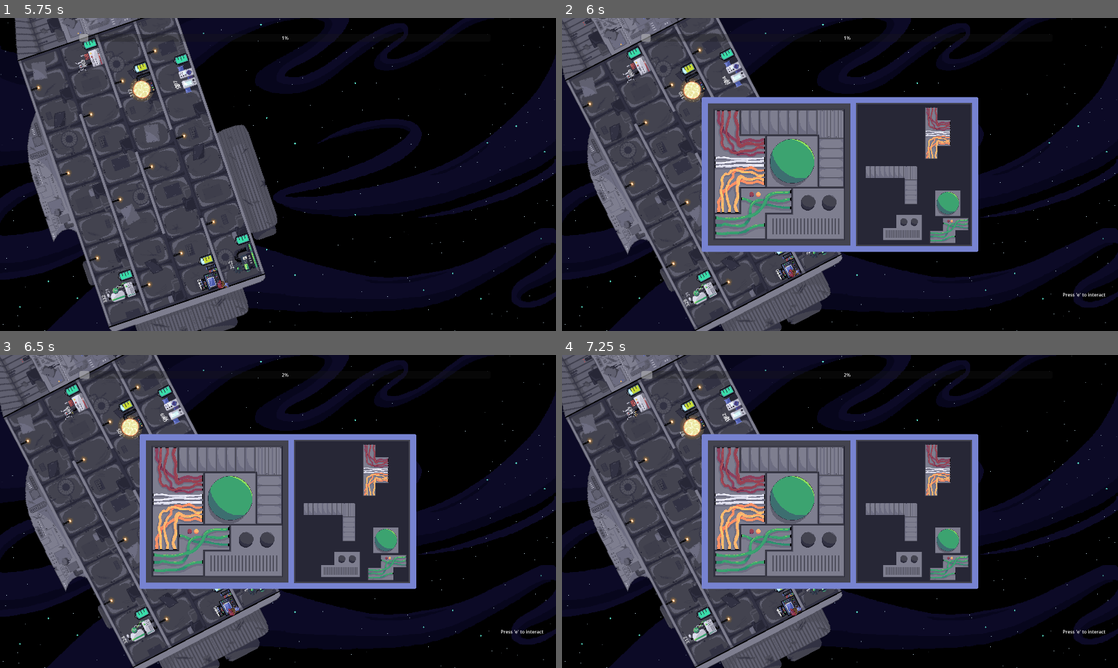
Above: before the commit, frames 1-4 (two rows, left to right).
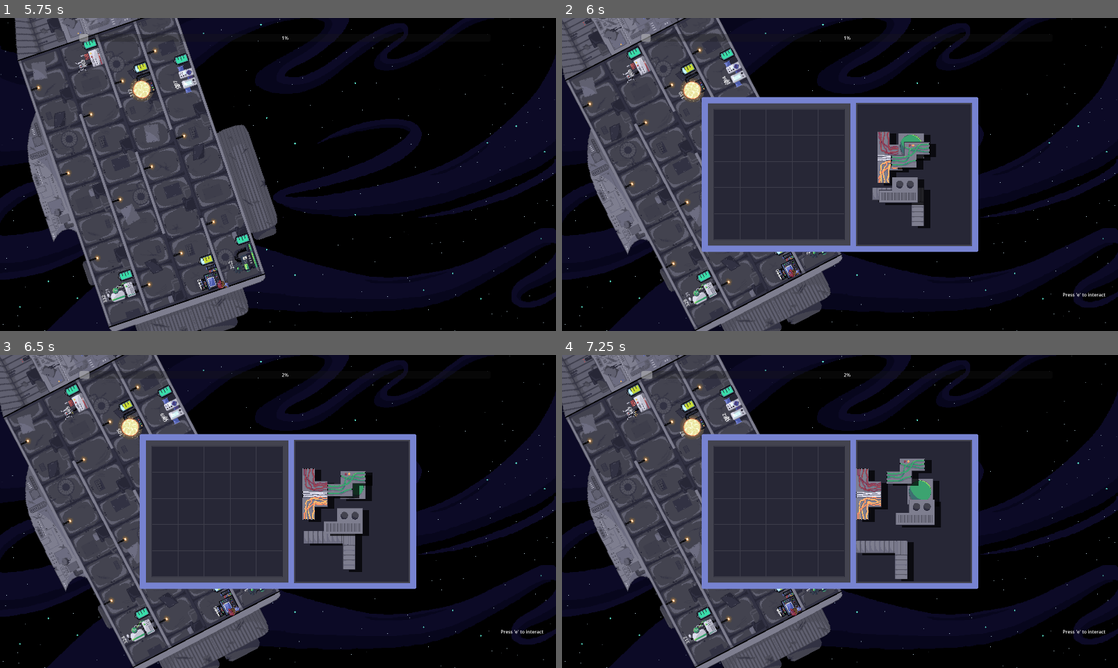
Above: after the commit, the same moments.

Repository: Twoej/Atom-Unstable
Game: Godot game, scene res://Scenes/main.tscn
Same seed, same stepped clock (60 frames per second), same inputs: the game is played once before the commit and once after it.
Inputs (mouse positions are in pixels of both pictures, inside the frame that each line leads up to):
- Up to frame 1 (5.75 s): move the mouse to (250, 237) at 0.52 s; press the mouse at (250, 237) at 0.53 s; hold D (move_right) 0.53-2.03 s; tap Space (jump) at 0.77, 1.07, 1.52, 1.55, 1.82, 2.1, 3.02, 3.32, 3.77, 3.8, 4.07, 4.52, 4.82 s; tap E (interact) at 0.8, 1.35, 3.05, 3.6, 4.25, 5.3 s; tap Enter at 1.25 s; move the mouse to (444, 221) at 1.27 s; release the mouse at (444, 221) at 1.28 s; move the mouse to (111, 127) at 2.02 s; press the mouse at (111, 127) at 2.03 s; hold A (move_left) 2.03-4.28 s; move the mouse to (305, 174) at 2.77 s; release the mouse at (305, 174) at 2.78 s; click (305, 174) at 2.85 s; move the mouse to (194, 96) at 3.52 s; move the mouse to (400, 158) at 4.27 s; hold D (move_right) from 4.28 s (still down); tap Right (platform_clockwise) at 4.35 s; click (400, 158) at 4.55 s; move the mouse to (166, 190) at 5.02 s; hold Left (platform_counter_clockwise) from 5.03 s (still down)
- Up to frame 2 (6 s): keep holding D (move_right); tap E (interact) at 5.75 s; move the mouse to (895, 105) at 5.77 s; release Left (platform_counter_clockwise) at 5.78 s; click (895, 105) at 5.85 s
- Up to frame 3 (6.5 s): keep holding D (move_right); tap Space (jump) at 6.02, 6.05, 6.32 s
- Up to frame 4 (7.25 s): keep holding D (move_right); tap E (interact) at 6.5, 6.6 s; move the mouse to (828, 461) at 6.52 s; press the mouse at (828, 461) at 6.53 s; tap Space (jump) at 6.77, 7.07 s

Frame 1 is identical in both runs. In frame 2, 13% of the frame differs, in the area x 27-74%, y 28-72%; in frame 3, 13%; in frame 4, 13%, in the area x 27-74%, y 28-73%.
Error before the commit: Parse Error: Expected identifier after "." for attribute access. (res://Scenes/Minigames/block.gd:6)

Commit message:
Finished final minigame and touched up the slider

Diff:
--- a/Scenes/Minigames/auto_pilot_power_minigame.gd
+++ b/Scenes/Minigames/auto_pilot_power_minigame.gd
@@ -31,6 +31,10 @@
 		if in_green and rows_complete < 3:
 			dials[rows_complete].set_velocity(0)
 			rows_complete += 1
+		elif rows_complete < 3:
+			dials[rows_complete].queue_free()
+			dials.remove_at(rows_complete)
+			$ResetTimer.start()
 
 func _on_green_area_entered(area):
 	if area.is_in_group("Dial"):
@@ -44,3 +48,7 @@
 func _on_win_timer_timeout():
 	minigame_complete.emit()
 	self.queue_free()
+
+
+func _on_reset_timer_timeout():
+	rows_complete = rows_complete
--- a/Scenes/Minigames/auto_pilot_power_minigame.tscn
+++ b/Scenes/Minigames/auto_pilot_power_minigame.tscn
@@ -62,6 +62,11 @@
 offset_bottom = 231.0
 text = "Press space, e, or lmb"
 
+[node name="ResetTimer" type="Timer" parent="."]
+wait_time = 0.7
+one_shot = true
+
 [connection signal="area_entered" from="Green" to="." method="_on_green_area_entered"]
 [connection signal="area_exited" from="Green" to="." method="_on_green_area_exited"]
 [connection signal="timeout" from="WinTimer" to="." method="_on_win_timer_timeout"]
+[connection signal="timeout" from="ResetTimer" to="." method="_on_reset_timer_timeout"]
--- a/Scenes/Minigames/block.gd
+++ b/Scenes/Minigames/block.gd
@@ -3,7 +3,7 @@
 func _block_ready():
 	origin_point = Vector2(270, 0)
 	self.set_position(Vector2(randi_range(174, 382), randi_range(-157, 190)))
-	held_unheld.connect(get_parent().)
+	held_unheld.connect(get_parent()._on_block_held_unheld)
 
 func _block_process(_delta):
 	if held:
--- a/Scenes/Minigames/engine_power_minigame.gd
+++ b/Scenes/Minigames/engine_power_minigame.gd
@@ -4,6 +4,28 @@
 var held := false
 
 var block_held: PickUpItem = null
+var prev_block_held: PickUpItem = null
+
+var mouse_in_zone = [false, false, false, false, false]
+@onready var block_for_zone = [$Block1, $Block2, $Block3, $Block4, $Block5]
+@onready var locked_in_blocks = [$FinalPositions/Sprite2D, $FinalPositions/Sprite2D2, $FinalPositions/Sprite2D3, $FinalPositions/Sprite2D4, $FinalPositions/Sprite2D5]
+var complete_blocks = [false, false, false, false, false]
+
+func _process(delta):
+	if Input.is_action_just_released("click"):
+		for i in 5:
+			if mouse_in_zone[i] and (block_for_zone[i] == prev_block_held):
+				block_for_zone[i].set_visible(false)
+				block_for_zone[i].get_node("Collision").set_disabled(true)
+				locked_in_blocks[i].set_visible(true)
+				complete_blocks[i] = true
+	if held:
+		prev_block_held = block_held
+	else:
+		prev_block_held = null
+	if complete_blocks == [true, true, true, true, true] and $WinTimer.is_stopped():
+		minigame_complete.emit()
+		$WinTimer.start()
 
 func _on_pick_up_item_mouse_in_out(item: PickUpItem, in_out: bool):
 	if in_out:
@@ -27,45 +49,47 @@
 func _on_block_held_unheld(is_held: bool, block: PickUpItem):
 	if is_held:
 		block_held = block
-	else:
-		block_held = null
 
 
 func _on_block_1_pos_mouse_entered():
-	pass # Replace with function body.
+	mouse_in_zone[0] = true
 
 
 func _on_block_1_pos_mouse_exited():
-	pass # Replace with function body.
+	mouse_in_zone[0] = false
 
 
 func _on_block_2_pos_mouse_entered():
-	pass # Replace with function body.
+	mouse_in_zone[1] = true
 
 
 func _on_block_2_pos_mouse_exited():
-	pass # Replace with function body.
+	mouse_in_zone[1] = false
 
 
 func _on_block_3_pos_mouse_entered():
-	pass # Replace with function body.
+	mouse_in_zone[2] = true
 
 
 func _on_block_3_pos_mouse_exited():
-	pass # Replace with function body.
+	mouse_in_zone[2] = false
 
 
 func _on_block_4_pos_mouse_entered():
-	pass # Replace with function body.
+	mouse_in_zone[3] = true
 
 
 func _on_block_4_pos_mouse_exited():
-	pass # Replace with function body.
+	mouse_in_zone[3] = false
 
 
 func _on_block_5_pos_mouse_entered():
-	pass # Replace with function body.
+	mouse_in_zone[4] = true
 
 
 func _on_block_5_pos_mouse_exited():
-	pass # Replace with function body.
+	mouse_in_zone[4] = false
+
+
+func _on_win_timer_timeout():
+	self.queue_free()
--- a/Scenes/Minigames/engine_power_minigame.tscn
+++ b/Scenes/Minigames/engine_power_minigame.tscn
@@ -76,7 +76,7 @@
 hframes = 3
 vframes = 2
 
-[node name="CollisionPolygon2D" type="CollisionPolygon2D" parent="Block1"]
+[node name="Collision" type="CollisionPolygon2D" parent="Block1"]
 position = Vector2(-43, 58)
 polygon = PackedVector2Array(-112, -83, 67, -83, 67, 51, 23, 51, 23, -40, -112, -40)
 
@@ -104,7 +104,7 @@
 vframes = 2
 frame = 1
 
-[node name="CollisionPolygon2D" type="CollisionPolygon2D" parent="Block2"]
+[node name="Collision" type="CollisionPolygon2D" parent="Block2"]
 position = Vector2(6, 34.4)
 polygon = PackedVector2Array(-50, -124, -6, -124, -6, -79, 38, -79, 38, 9, -6, 10, -6, 54, -48, 54)
 
@@ -132,7 +132,7 @@
 vframes = 2
 frame = 2
 
-[node name="CollisionShape2D" type="CollisionShape2D" parent="Block3"]
+[node name="Collision" type="CollisionShape2D" parent="Block3"]
 shape = SubResource("RectangleShape2D_ao426")
 
 [node name="Block4" type="Area2D" parent="." groups=["PickUpItem"]]
@@ -157,7 +157,7 @@
 vframes = 2
 frame = 3
 
-[node name="CollisionPolygon2D" type="CollisionPolygon2D" parent="Block4"]
+[node name="Collision" type="CollisionPolygon2D" parent="Block4"]
 polygon = PackedVector2Array(-27, -44, 62, -44, 62, 44, -72, 44, -72, 1, -27, 1)
 
 [node name="Block5" type="Area2D" parent="." groups=["PickUpItem"]]
@@ -184,7 +184,7 @@
 vframes = 2
 frame = 4
 
-[node name="CollisionPolygon2D" type="CollisionPolygon2D" parent="Block5"]
+[node name="Collision" type="CollisionPolygon2D" parent="Block5"]
 position = Vector2(-49, 29)
 polygon = PackedVector2Array(71, 15, 71, -30, 115, -30, 115, -73, 28, -73, 28, -29, -17, -29, -17, 14)
 
@@ -229,6 +229,7 @@
 [node name="FinalPositions" type="Node2D" parent="."]
 
 [node name="Sprite2D" type="Sprite2D" parent="FinalPositions"]
+visible = false
 texture_filter = 1
 position = Vector2(-120, -57)
 texture = ExtResource("4_byvso")
@@ -236,6 +237,7 @@
 vframes = 2
 
 [node name="Sprite2D2" type="Sprite2D" parent="FinalPositions"]
+visible = false
 texture_filter = 1
 position = Vector2(-335, 25)
 texture = ExtResource("4_byvso")
@@ -244,6 +246,7 @@
 frame = 1
 
 [node name="Sprite2D3" type="Sprite2D" parent="FinalPositions"]
+visible = false
 texture_filter = 1
 position = Vector2(-200, -45)
 texture = ExtResource("4_byvso")
@@ -252,6 +255,7 @@
 frame = 2
 
 [node name="Sprite2D4" type="Sprite2D" parent="FinalPositions"]
+visible = false
 texture_filter = 1
 position = Vector2(-109, 135)
 texture = ExtResource("4_byvso")
@@ -260,6 +264,7 @@
 frame = 3
 
 [node name="Sprite2D5" type="Sprite2D" parent="FinalPositions"]
+visible = false
 texture_filter = 1
 position = Vector2(-398, 193)
 texture = ExtResource("4_byvso")
@@ -296,6 +301,10 @@
 [node name="CollisionShape2D" type="CollisionShape2D" parent="Block5Pos"]
 position = Vector2(-301, 136)
 shape = SubResource("RectangleShape2D_2ybig")
+
+[node name="WinTimer" type="Timer" parent="."]
+wait_time = 0.5
+one_shot = true
 
 [connection signal="mouse_entered" from="Block1Pos" to="." method="_on_block_1_pos_mouse_entered"]
 [connection signal="mouse_exited" from="Block1Pos" to="." method="_on_block_1_pos_mouse_exited"]
@@ -307,3 +316,4 @@
 [connection signal="mouse_exited" from="Block4Pos" to="." method="_on_block_4_pos_mouse_exited"]
 [connection signal="mouse_entered" from="Block5Pos" to="." method="_on_block_5_pos_mouse_entered"]
 [connection signal="mouse_exited" from="Block5Pos" to="." method="_on_block_5_pos_mouse_exited"]
+[connection signal="timeout" from="WinTimer" to="." method="_on_win_timer_timeout"]
--- a/Scenes/player.gd
+++ b/Scenes/player.gd
@@ -197,6 +197,7 @@
 
 func _on_minigame_active(sibling_system, minigame):
 	currently_active_minigame_system = sibling_system
+	print("here1")
 	minigame_exited.connect(currently_active_minigame_system._on_minigame_exited)
 	currently_active_minigame = minigame
 	player_frozen = true
